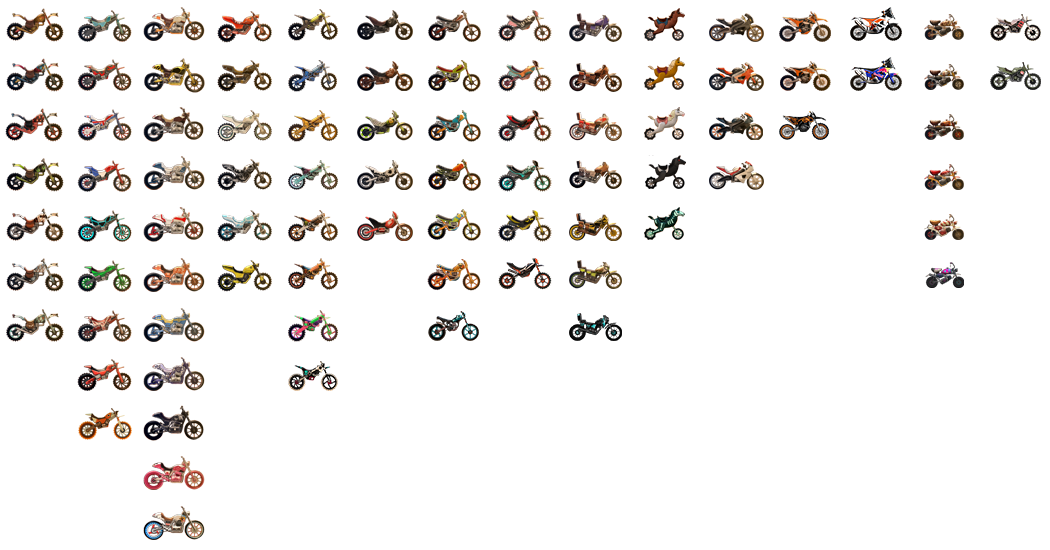
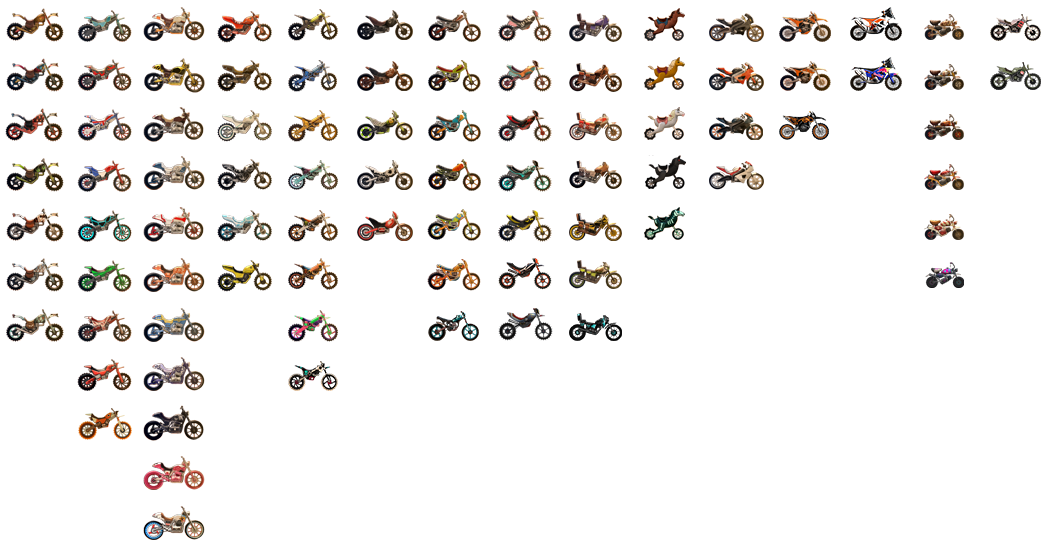
Two versions of the same layered image (1050×550). Layer-by-layer changes:
added layer "Ebene 6" in group "berserker" over (498, 308, 553, 341)
